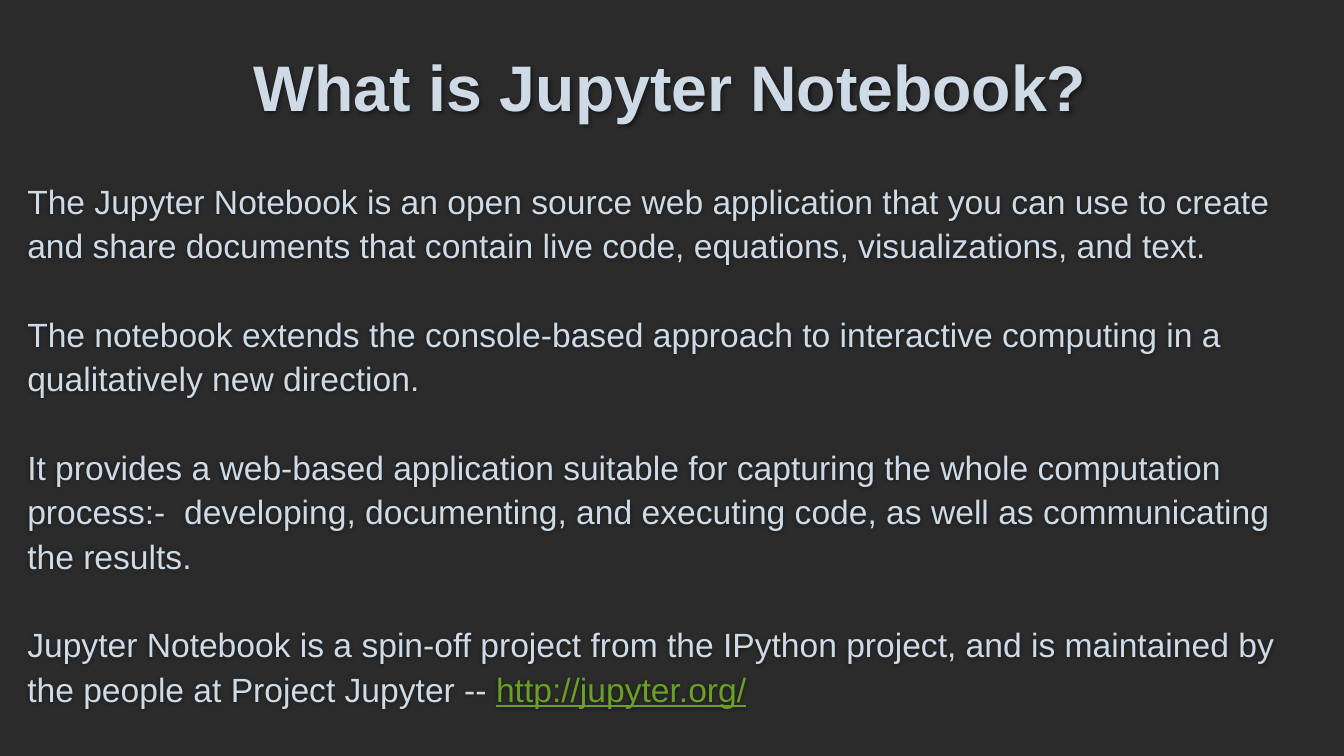
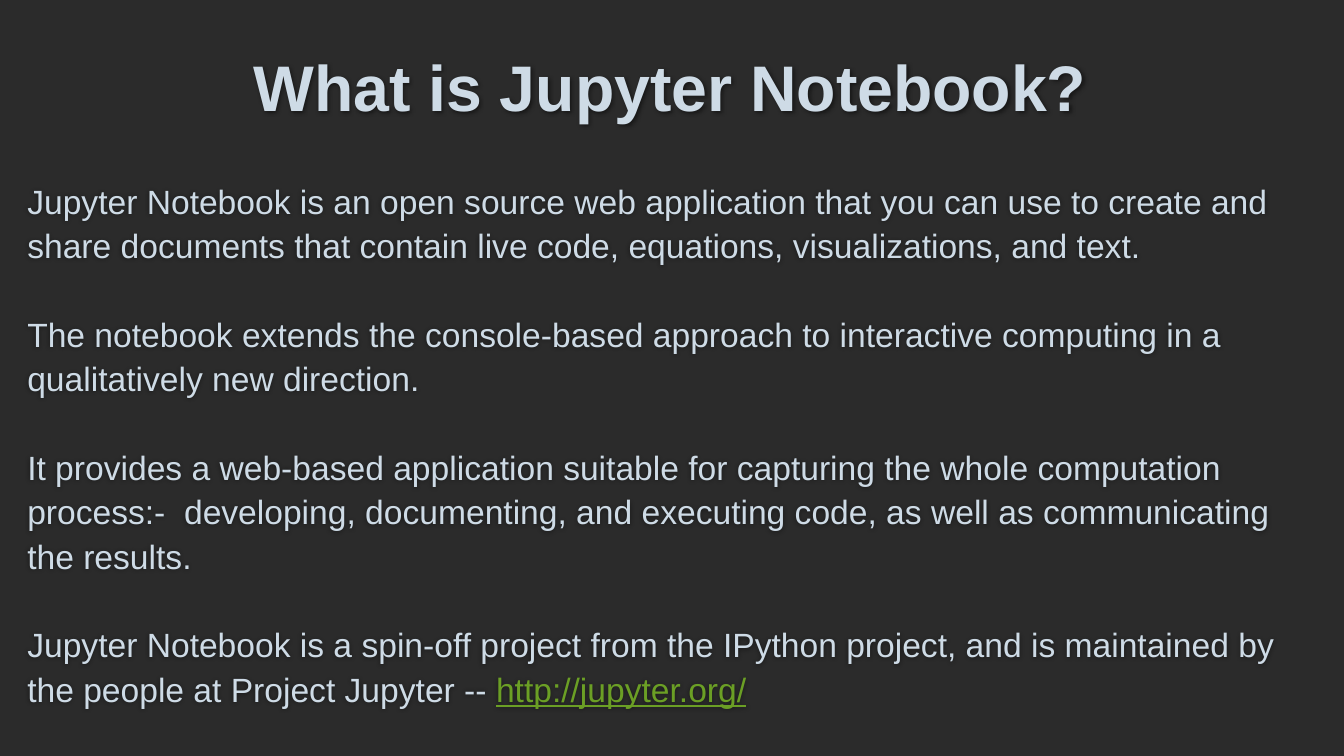
Before and after one commit to torres11991/dap-curriculum, a slide deck: slide 2 of Section05/5.1.2-Python_JupyterNotebook.pptx (slide 1 before the commit). Drawn at 1344x756 pixels with LibreOffice and Linux fonts; fonts in the diff are those of the drawing; background and template pictures are left out; a plain dark background stands for a picture behind light text. Boxes give left, top, right and bottom in pixels: in the first picture for what was removed or moved away, otherwise in the second. Text is boxed around its words. In the diff, an @@ line names an element or a change of style, - is before the commit and + after.

```diff
--- a/Section05/5.1.2-Python_JupyterNotebook.pptx
+++ b/Section05/5.1.2-Python_JupyterNotebook.pptx
@@ text at <box>27,189,1267,265</box>: text changed @@
-The Jupyter Notebook is an open source web application that you can use to create and share documents that contain live code, equations, visualizations, and text.
+Jupyter Notebook is an open source web application that you can use to create and share documents that contain live code, equations, visualizations, and text.
```
Also in this commit, not shown: 1 other slide changed, 2 slides added, 3 other files.
